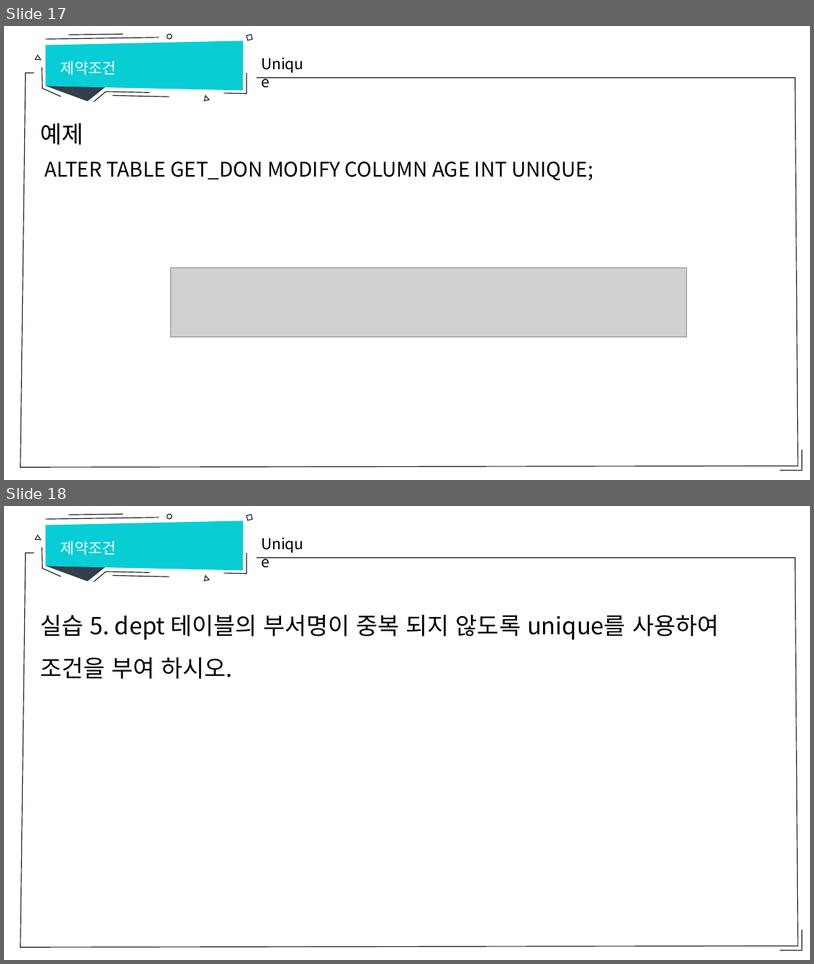
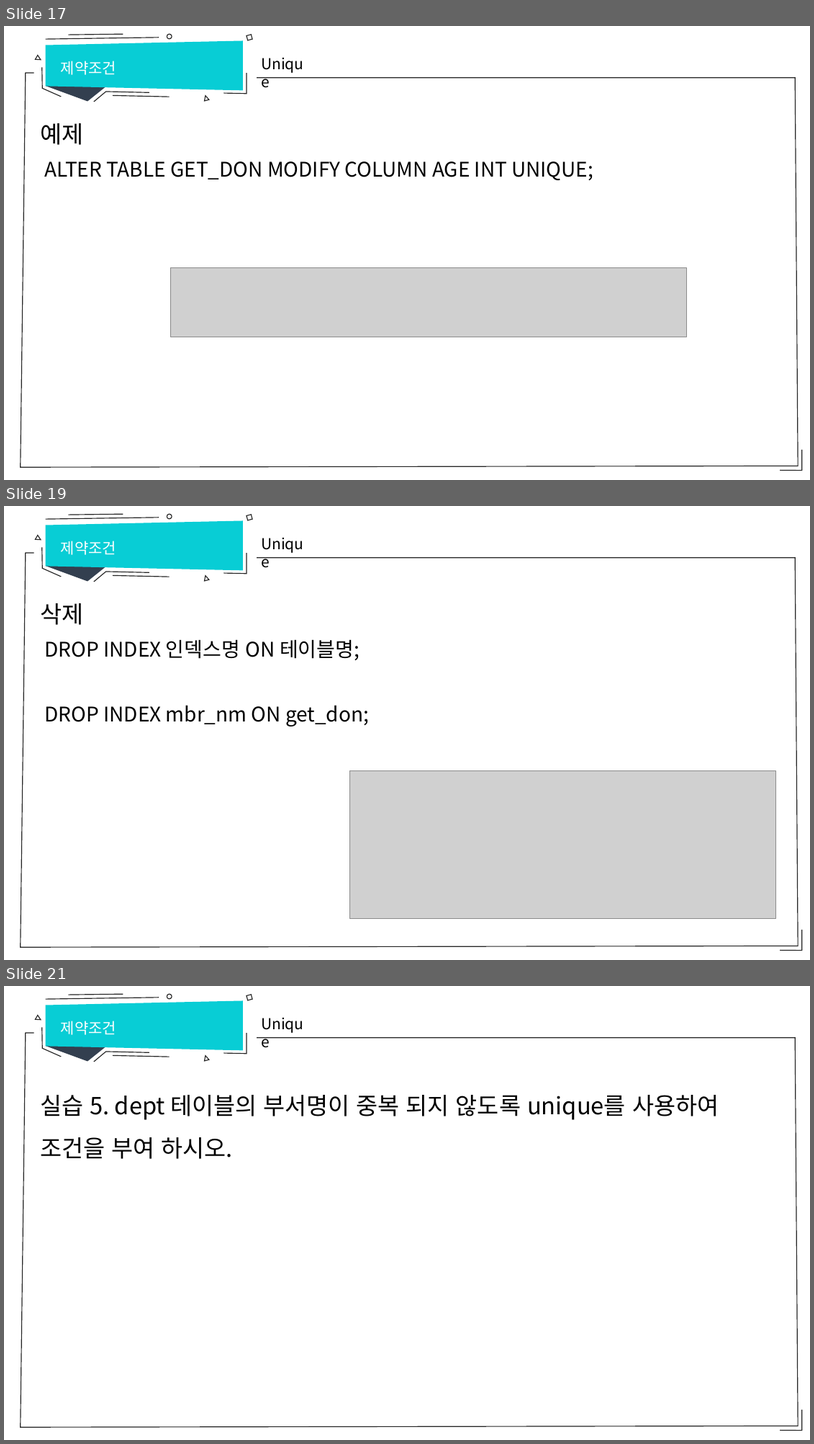
Before and after one commit to hitxid/openDatabase, a slide deck: database/제약조건.pptx. Shown one above the other, each under a label of ours: slides 17 and 18 before the commit, slides 17, 19 and 21 after it; the slides between them are not shown. The pictures are 814x964 and 814x1444 pixels, drawn with LibreOffice and Linux fonts; fonts in the diff are those of the drawing; grey boxes stand for pictures. Boxes give left, top, right and bottom in pixels: in the first picture for what was removed or moved away, otherwise in the second. Text is boxed around its words. In the diff, an @@ line names an element or a change of style, - is before the commit and + after.

Commit message:
제약조건 실습 내용 추가

```diff
--- a/database/제약조건.pptx
+++ b/database/제약조건.pptx
@@ slide 19 added at <box>4,506,810,960</box>, background #FFFFFF; not listed: 14 template elements that a slide beside it also shows @@
@@ text added at <box>61,541,116,555</box>, 18 pt, text #FFFFFF @@
+제약조건
@@ text added at <box>255,531,316,556</box>, 18 pt, text #000000 @@
+Unique
@@ text added at <box>40,603,369,726</box>, 24 pt, text #000000 @@
+삭제
+DROP INDEX 인덱스명 ON 테이블명;
+DROP INDEX mbr_nm ON get_don;
@@ picture added at <box>350,771,777,919</box> @@
@@ what was slide 18 is now slide 21 @@
```
Also in this commit, not shown: 5 other slides added, 2 other files.
